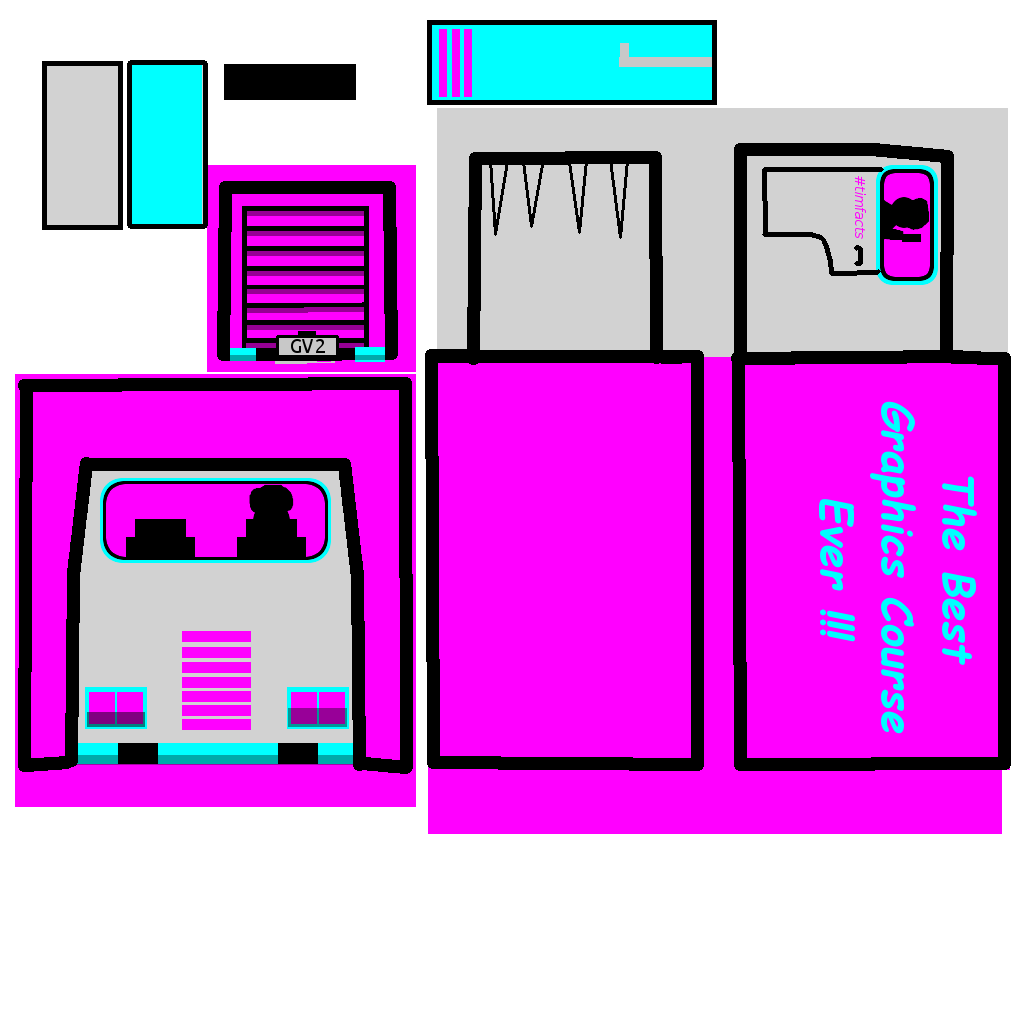
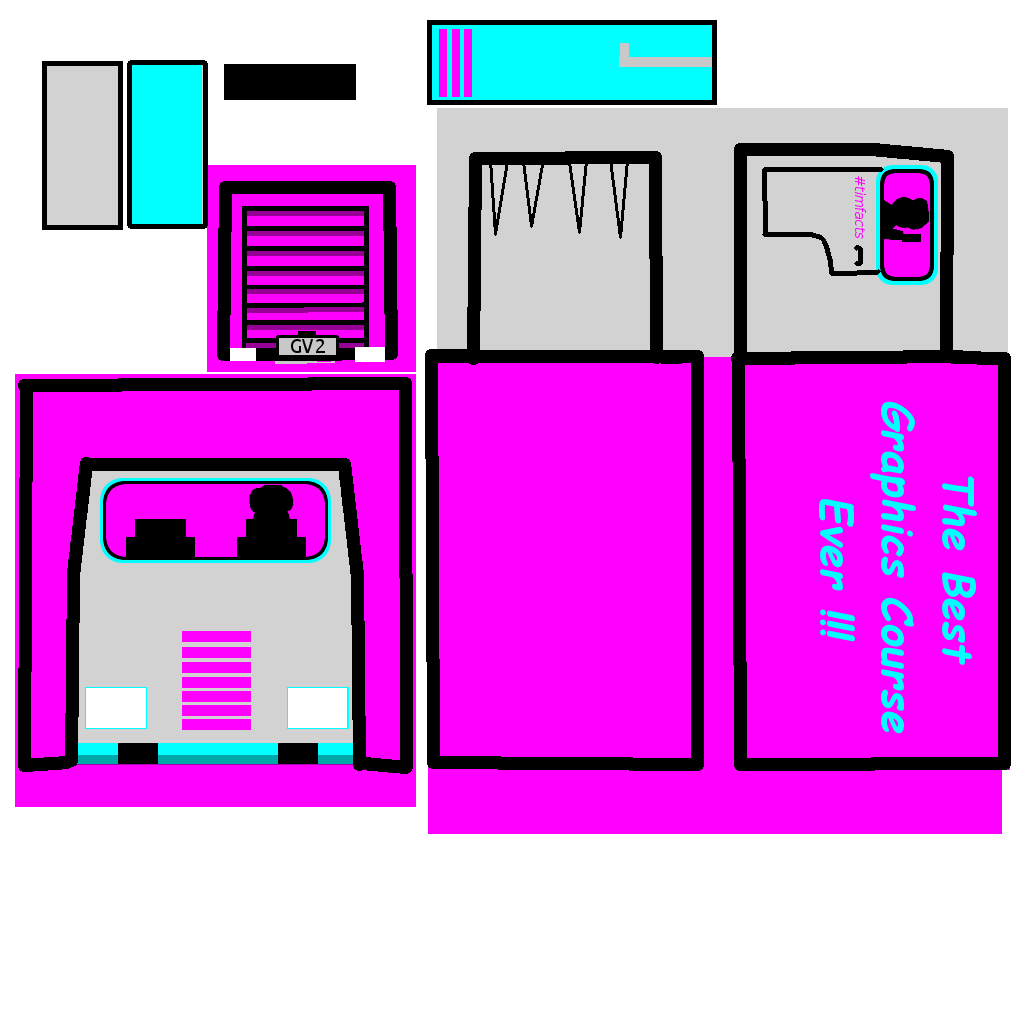
The second 1024x1024 image is a revision of the first. Changes to its layers:
painted on "Layer" over [86, 347, 385, 728]
